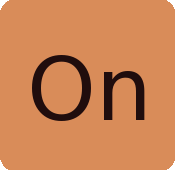
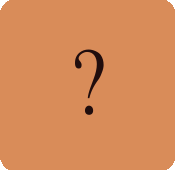
Layer changes from the first w=175, h=170 image to the second:
added layer "unknown" above "on label" over bbox(75, 49, 104, 115)
hid "on label" over bbox(32, 55, 145, 121)
